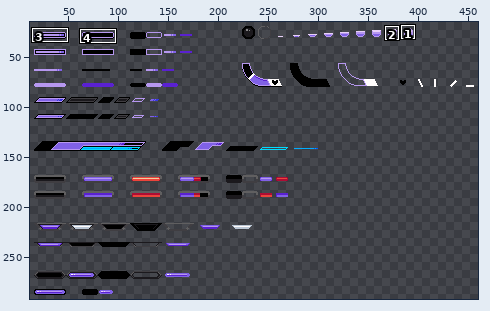
Edited in one commit: pixel-art file (Assets/Sprites/01_UI/Pixel UI & HUD/ValueBars.aseprite). The picture above shows the old version from afar; the outline marks the close-up.
Close-up. The starting point:
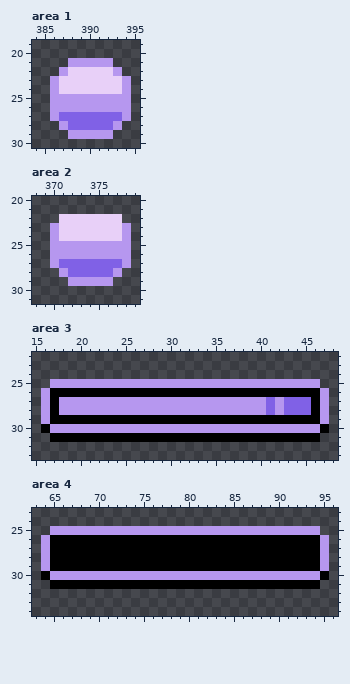
480x304 pixels, 1 frame. Shown: area 1: x 384..395, y 19..30; area 2: x 368..379, y 20..31; area 3: x 15..48, y 22..33; area 4: x 63..96, y 23..34. The wide view leaves out empty margins. The commit also changed other parts of the picture, which this record leaves out.
After:
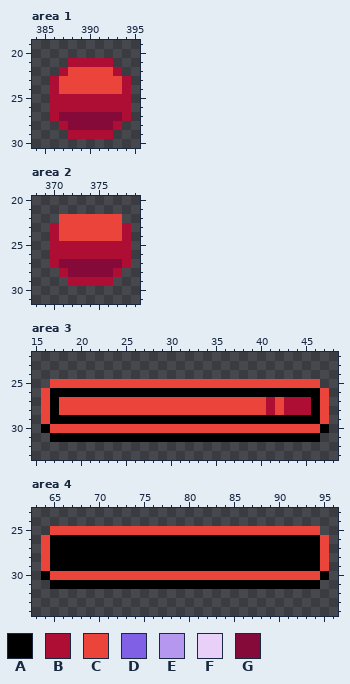
Palette (. is transparent): A #000000  B #ae0d34  C #eb443b  D #8061e6  E #b697ef  F #e8d0f8  G #850a39
Changes in this commit:
layer "Green" now hidden
layer "Orange" now hidden
layer "Purple" now hidden
Area 1:
Colour E gives way to colour B in row 21 at x 388 to 392; in row 22 at x 387 and 393; in rows 23 to 24 at x 386 and 394; in rows 25 to 26 at x 386 to 394; in row 27 at x 386 and 394; in row 28 at x 387 and 393.
Colour E gives way to colour B in row 29 at x 388 to 392.
Colour F gives way to colour C in row 22 at x 388 to 392; in rows 23 to 24 at x 387 to 393.
Colour D gives way to colour G in row 27 at x 387 to 393; in row 28 at x 388 to 392.
Area 2:
Colour E gives way to colour B in rows 23 to 24 at x 370 and 378; in rows 25 to 26 at x 370 to 378; in row 27 at x 370 and 378; in row 28 at x 371 and 377; in row 29 at x 372 to 376.
Colour F gives way to colour C in rows 22 to 24 at x 371 to 377.
Colour D gives way to colour G in row 27 at x 371 to 377; in row 28 at x 372 to 376.
Area 3:
Colour D gives way to colour B in rows 27 to 28 at x 41 and 43 to 45.
Colour E gives way to colour C in row 25 at x 17 to 46; in row 26 at x 16 and 47; in rows 27 to 28 at x 16, 18 to 40, 42 and 47; in row 29 at x 16 and 47; in row 30 at x 17 to 46.
Area 4:
Colour E gives way to colour C in row 25 at x 65 to 94; in rows 26 to 29 at x 64 and 95; in row 30 at x 65 to 94.
Pixel boxes of the changes (left, top, right, bottom) in both close-ups:
changed: (50, 58, 131, 139)
changed: (50, 214, 131, 286)
changed: (41, 379, 329, 433)
changed: (41, 526, 329, 580)
